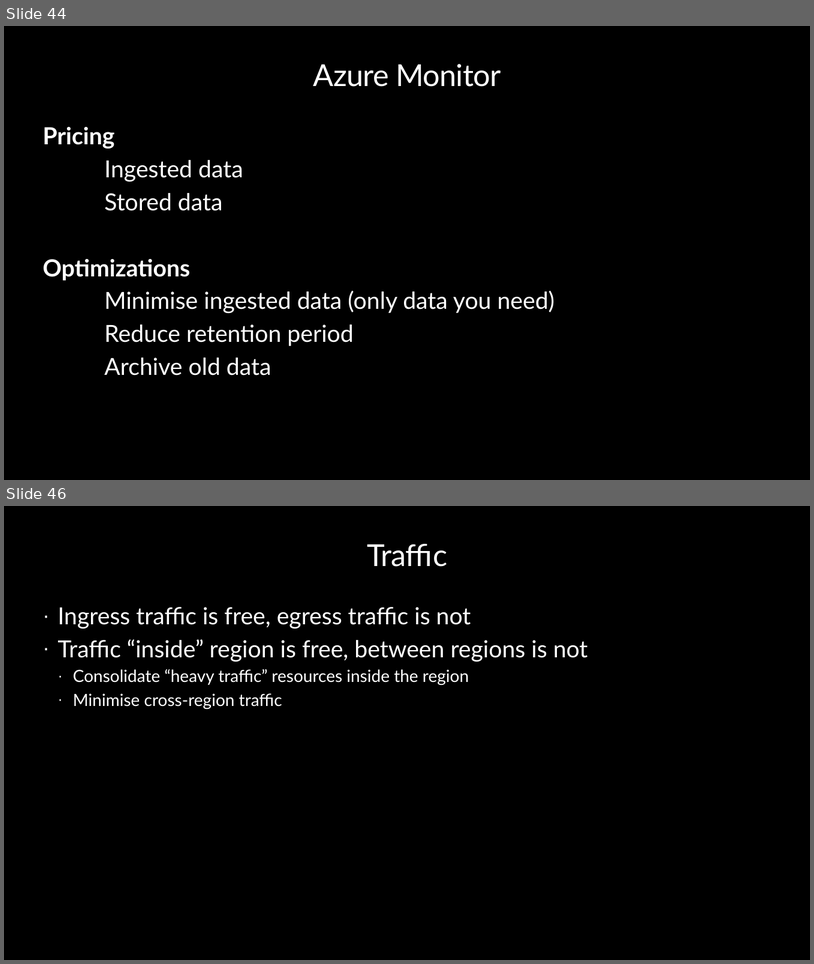
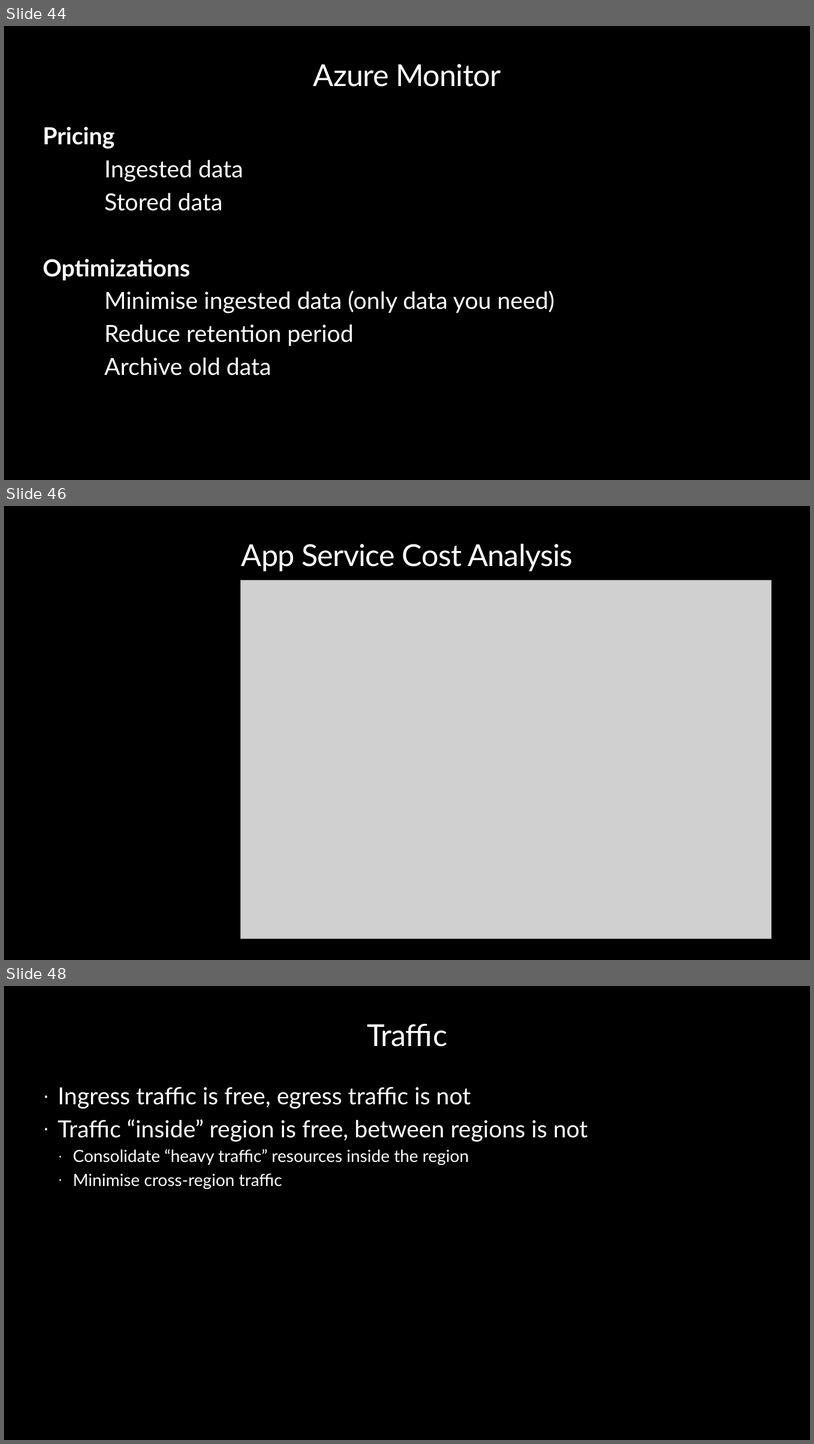
Before and after one commit to peterperov/MSFTCSA, a slide deck: 104-FinOps/Azure FinOps - Introduction.pptx. Shown one above the other, each under a label of ours: slides 44 and 46 before the commit, slides 44, 46 and 48 after it; the slides between them are not shown. The pictures are 814x964 and 814x1444 pixels, drawn with LibreOffice and Linux fonts; fonts in the diff are those of the drawing; grey boxes stand for pictures; background and template pictures are left out. Boxes give left, top, right and bottom in pixels: in the first picture for what was removed or moved away, otherwise in the second. Text is boxed around its words. In the diff, an @@ line names an element or a change of style, - is before the commit and + after.

```diff
--- a/104-FinOps/Azure FinOps - Introduction.pptx
+++ b/104-FinOps/Azure FinOps - Introduction.pptx
@@ slide 46 added at (4,506,810,960), background #000000 @@
@@ title added at (242,544,573,571), 36 pt, text #FFFFFF @@
+App Service Cost Analysis
@@ picture added at (240,580,771,939) @@
@@ what was slide 46 is now slide 48 @@
```
Also in this commit, not shown: 1 slide changed, 1 other slide added, 1 other file.
